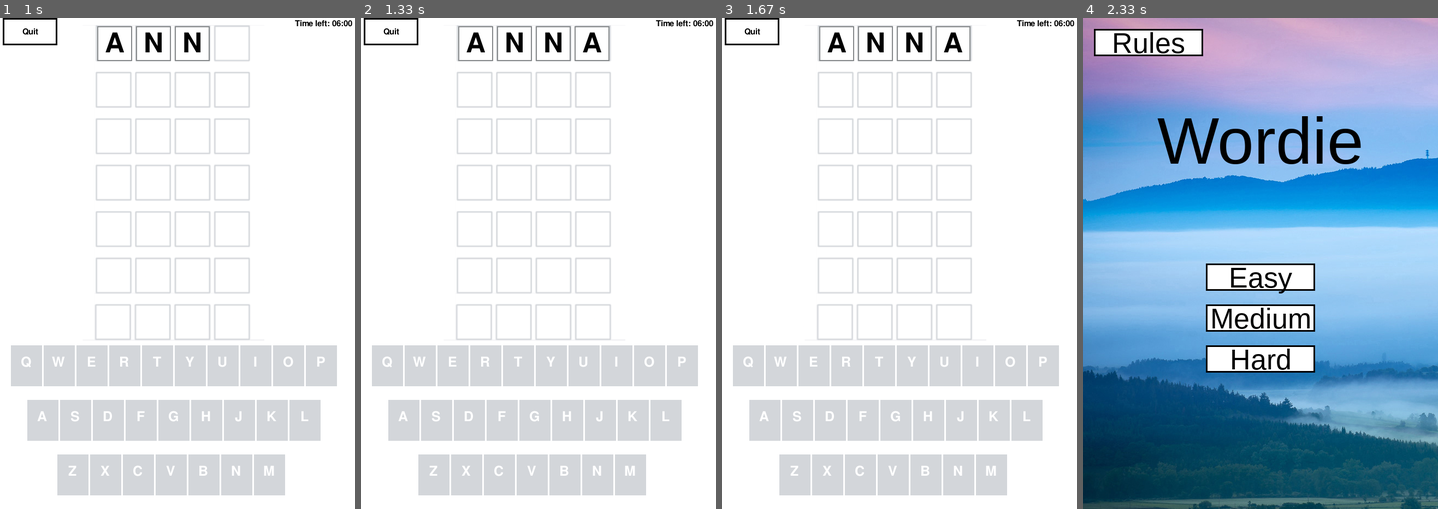
Above: before the commit, frames 1-4 (left to right).
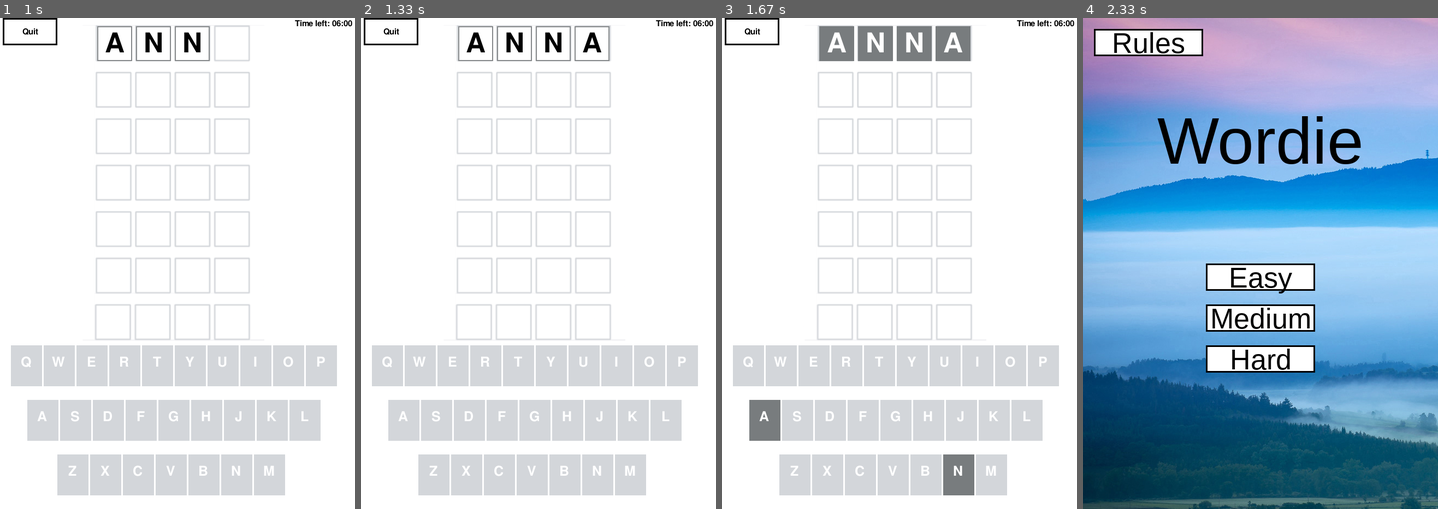
Above: after the commit, the same moments.

Repository: viccon23/WordleGamepy
Game: pygame game, started from pygamewordle.py
Two runs of this game, one before a commit and one after it. Both use one fixed random seed, a clock stepped at 60 frames per second and the inputs below.
Inputs (mouse positions are in pixels of both pictures, inside the frame that each line leads up to):
- Up to frame 1 (1 s): click (177, 263) at 0.38 s; type "ann" at 0.67 s
- Up to frame 2 (1.33 s): tap Enter at 1 s; type "a" at 1.22 s
- Up to frame 3 (1.67 s): tap Enter at 1.35 s
- Up to frame 4 (2.33 s): click (1111, 32) at 1.82 s

Frames 1-2 are identical in both runs. In frame 3, 3.9% of the frame differs, in the area x 7-72%, y 1-98%; in frame 4, nothing differs.

Commit message:
Code Organization cleanup

Diff:
--- a/pygamewordle.py
+++ b/pygamewordle.py
@@ -74,8 +74,251 @@
 quit_button_text = FONT.render("Quit", True, (0, 0, 0))
 quit_button_text_rect = quit_button_text.get_rect(center=quit_button_rect.center)
 
-
-
+##############################################################################################################################################################################
+## FOR EASY MODE
+def easyMode():
+        ## Screen Display
+    SCREEN.fill("white")
+    SCREEN.blit(BACKGROUNDEASY, BACKGROUND_RECTEASY)
+    pygame.display.update()
+
+    # Change spacing between each letter input in guess
+    LETTER_X_SPACINGEASY = 71
+    LETTER_Y_SPACINGEASY = 15
+
+    ## Size of Letter in Text box
+    LETTER_SIZEEASY = 64
+
+    ## Total Number of guesses will be 6
+    guessesEASY = [[]] * 7
+
+
+    # Draws Quit button
+    pygame.draw.rect(SCREEN, (0, 0, 0), quit_button_rect, 3) # draw outer rectangle
+    pygame.draw.rect(SCREEN, (255, 255, 255), quit_button_rect.inflate(-6, -6)) # draw inner rectangle
+    SCREEN.blit(quit_button_text, quit_button_text_rect)
+
+
+    class Letter:
+        def __init__(self, text, bg_position):
+            # Initializes all the variables, including text, color, position, size, etc.
+            self.bg_color = "white"
+            self.text_color = "black"
+            self.bg_position = bg_position
+            self.bg_x = bg_position[0]+88
+            self.bg_y = bg_position[1]
+            ## Affects the position of rectangles
+            self.bg_rect = (self.bg_x, self.bg_y, LETTER_SIZEEASY, LETTER_SIZEEASY)
+            self.text = text
+            self.text_position = (self.bg_x+32, self.bg_position[1]+30)
+            self.text_surface = GUESSED_LETTER_FONT.render(self.text, True, self.text_color)
+            self.text_rect = self.text_surface.get_rect(center=self.text_position)
+
+        def draw(self):
+            # Puts the letter and text on the screen at the desired positions.
+            pygame.draw.rect(SCREEN, self.bg_color, self.bg_rect)
+            if self.bg_color == "white":
+                pygame.draw.rect(SCREEN, FILLED_OUTLINE, self.bg_rect, 2)
+            self.text_surface = GUESSED_LETTER_FONT.render(self.text, True, self.text_color)
+            SCREEN.blit(self.text_surface, self.text_rect)
+            pygame.display.update()
+
+        def delete(self):
+            # Fills the letter's spot with the default square, emptying it.
+            pygame.draw.rect(SCREEN, "white", self.bg_rect)
+            pygame.draw.rect(SCREEN, OUTLINE, self.bg_rect, 3)
+            pygame.display.update()
+
+    class Indicator:
+        def __init__(self, x, y, letter):
+            # Initializes variables such as color, size, position, and letter.
+            self.x = x
+            self.y = y
+            self.text = letter
+            self.rect = (self.x, self.y, 57, 75)
+            self.bg_color = OUTLINE
+
+        def draw(self):
+            # Puts the indicator and its text on the screen at the desired position.
+            pygame.draw.rect(SCREEN, self.bg_color, self.rect)
+            self.text_surface = AVAILABLE_LETTER_FONT.render(self.text, True, "white")
+            self.text_rect = self.text_surface.get_rect(center=(self.x+27, self.y+30))
+            SCREEN.blit(self.text_surface, self.text_rect)
+            pygame.display.update()
+
+    # Drawing the indicators on the screen.
+
+    indicator_x, indicator_y = 20, 600
+
+    for i in range(3):
+        for letter in ALPHABET[i]:
+            new_indicator = Indicator(indicator_x, indicator_y, letter)
+            indicators.append(new_indicator)
+            new_indicator.draw()
+            indicator_x += 60
+        indicator_y += 100
+        if i == 0:
+            indicator_x = 50
+        elif i == 1:
+            indicator_x = 105
+
+    def check_guess(guess_to_check):
+        # Goes through each letter and checks if it should be green, yellow, or grey.
+        global current_guess, current_guess_string, guesses_count, current_letter_bg_xEASY, game_result
+        game_decided = False
+        for i in range(4):
+            lowercase_letter = guess_to_check[i].text.lower()
+            if lowercase_letter in CORRECT_WORDEASY:
+                if lowercase_letter == CORRECT_WORDEASY[i]:
+                    guess_to_check[i].bg_color = GREEN
+                    for indicator in indicators:
+                        if indicator.text == lowercase_letter.upper():
+                            indicator.bg_color = GREEN
+                            indicator.draw()
+                    guess_to_check[i].text_color = "white"
+                    if not game_decided:
+                        game_result = "W"
+                else:
+                    guess_to_check[i].bg_color = YELLOW
+                    for indicator in indicators:
+                        if indicator.text == lowercase_letter.upper():
+                            indicator.bg_color = YELLOW
+                            indicator.draw()
+                    guess_to_check[i].text_color = "white"
+                    game_result = ""
+                    game_decided = True
+            else:
+                guess_to_check[i].bg_color = GREY
+                for indicator in indicators:
+                    if indicator.text == lowercase_letter.upper():
+                        indicator.bg_color = GREY
+                        indicator.draw()
+                guess_to_check[i].text_color = "white"
+                game_result = ""
+                game_decided = True
+            guess_to_check[i].draw()
+            pygame.display.update()
+
+        guesses_count += 1
+        current_guess = []
+        current_guess_string = ""
+        current_letter_bg_xEASY = 90
+
+        if guesses_count == 7 and game_result == "":
+            game_result = "L"
+
+    def play_again():
+        # Puts the play again text on the screen.
+        pygame.draw.rect(SCREEN, "white", (10, 600, 1000, 600))
+        play_again_font = pygame.font.Font("assets/FreeSansBold.otf", 40)
+        play_again_text = play_again_font.render("Press ENTER to Play Again!", True, "black")
+        play_again_rect = play_again_text.get_rect(center=(WIDTH/2, 700))
+        word_was_text = play_again_font.render(f"The word was {CORRECT_WORDEASY}!", True, "black")
+        word_was_rect = word_was_text.get_rect(center=(WIDTH/2, 650))
+        SCREEN.blit(word_was_text, word_was_rect)
+        SCREEN.blit(play_again_text, play_again_rect)
+        pygame.display.update()
+
+    def reset():
+        # Resets all global variables to their default states.
+        global guesses_count, CORRECT_WORDEASY, guessesEASY, current_guess, current_guess_string, game_result
+        SCREEN.fill("white")
+        SCREEN.blit(BACKGROUNDEASY, BACKGROUND_RECTEASY)
+        guesses_count = 0
+        CORRECT_WORDEASY = random.choice(WORDSEASY)
+        guessesEASY = [[]] * 7
+        current_guess = []
+        current_guess_string = ""
+        game_result = ""
+        pygame.display.update()
+        for indicator in indicators:
+            indicator.bg_color = OUTLINE
+            indicator.draw()
+
+    def create_new_letter():
+        # Creates a new letter and adds it to the guess.
+        global current_guess_string, current_letter_bg_xEASY
+        current_guess_string += key_pressed
+        ## Affects the spacing of the new word guess after each attedmpt
+        new_letter = Letter(key_pressed, (current_letter_bg_xEASY, guesses_count*85+LETTER_Y_SPACINGEASY))
+        current_letter_bg_xEASY += LETTER_X_SPACINGEASY
+        guessesEASY[guesses_count].append(new_letter)
+        current_guess.append(new_letter)
+        for guess in guessesEASY:
+            for letter in guess:
+                letter.draw()
+
+    def delete_letter():
+        # Deletes the last letter from the guess.
+        global current_guess_string, current_letter_bg_xEASY
+        guessesEASY[guesses_count][-1].delete()
+        guessesEASY[guesses_count].pop()
+        current_guess_string = current_guess_string[:-1]
+        current_guess.pop()
+        current_letter_bg_xEASY -= LETTER_X_SPACINGEASY
+
+
+    def upTimer(frame_count):
+        frame_rate = 60
+        start_time = 360
+        pygame.draw.rect(SCREEN, WHITE, pygame.Rect(540, 0, 105, 25))
+        total_seconds = start_time - (frame_count // frame_rate)
+        if total_seconds < 0:
+            total_seconds = 0
+            global game_result
+            game_result = "L"
+        else:
+
+
+            # Divide by 60 to get total minutes
+            minutes = total_seconds // 60
+            # Use modulus (remainder) to get seconds
+            seconds = total_seconds % 60
+            # Use python string formatting to format in leading zeros
+            output_string = "Time left: {0:02}:{1:02}".format(minutes, seconds)
+            # Blit to the screen
+            text = FONT.render(output_string, True, BLACK)
+            SCREEN.blit(text, [540, 0])
+
+            # ALL CODE TO DRAW SHOULD GO ABOVE THIS COMMENT
+            frame_count += 1
+
+            # Limit frames per second
+            Clock.tick(frame_rate)
+
+            # Go ahead and update the screen with what we've drawn.
+            pygame.display.flip()
+        return frame_count
+
+    count = 0
+    while True:
+        count = upTimer(count)
+        if game_result != "":
+            play_again()
+        for event in pygame.event.get():
+            if event.type == pygame.QUIT:
+                pygame.quit()
+                sys.exit()
+            if event.type == pygame.KEYDOWN:
+                if event.key == pygame.K_RETURN:
+                    if game_result != "":
+                        reset()
+                        titleScreen()
+                    else:
+                        if len(current_guess_string) == 4 and current_guess_string.lower() in WORDSEASY:
+                            check_guess(current_guess)
+                elif event.key == pygame.K_BACKSPACE:
+                    if len(current_guess_string) > 0:
+                        delete_letter()
+                else:
+                    key_pressed = event.unicode.upper()
+                    if key_pressed in "QWERTYUIOPASDFGHJKLZXCVBNM" and key_pressed != "":
+                        if len(current_guess_string) < 4:
+                            create_new_letter()
+            elif event.type == pygame.MOUSEBUTTONDOWN:
+                    if quit_button_rect.collidepoint(event.pos):
+                        reset()
+                        titleScreen()
 ##############################################################################################################################################################################
 ## FOR MEDIUM MODE
 def mediumMode():
@@ -306,7 +549,7 @@
                         reset()
                         titleScreen()
                     else:
-                        if len(current_guess_string) == 6 and current_guess_string.lower() in WORDSHARD:
+                        if len(current_guess_string) == 5 and current_guess_string.lower() in WORDSMED:
                             check_guess(current_guess)
                 elif event.key == pygame.K_BACKSPACE:
                     if len(current_guess_string) > 0:
@@ -314,252 +557,7 @@
                 else:
                     key_pressed = event.unicode.upper()
                     if key_pressed in "QWERTYUIOPASDFGHJKLZXCVBNM" and key_pressed != "":
-                        if len(current_guess_string) < 6:
-                            create_new_letter()
-            elif event.type == pygame.MOUSEBUTTONDOWN:
-                    if quit_button_rect.collidepoint(event.pos):
-                        reset()
-                        titleScreen()
-##############################################################################################################################################################################
-## FOR EASY MODE
-def easyMode():
-        ## Screen Display
-    SCREEN.fill("white")
-    SCREEN.blit(BACKGROUNDEASY, BACKGROUND_RECTEASY)
-    pygame.display.update()
-    # Easy
-    LETTER_SIZEEASY=64
-
-
-
-
-    LETTER_X_SPACINGEASY = 71
-    LETTER_Y_SPACINGEASY = 15
-
-    guessesEASY = [[]] * 7
-
-
-    # Draws Quit button
-    pygame.draw.rect(SCREEN, (0, 0, 0), quit_button_rect, 3) # draw outer rectangle
-    pygame.draw.rect(SCREEN, (255, 255, 255), quit_button_rect.inflate(-6, -6)) # draw inner rectangle
-    SCREEN.blit(quit_button_text, quit_button_text_rect)
-
-
-    class Letter:
-        def __init__(self, text, bg_position):
-            # Initializes all the variables, including text, color, position, size, etc.
-            self.bg_color = "white"
-            self.text_color = "black"
-            self.bg_position = bg_position
-            self.bg_x = bg_position[0]+88
-            self.bg_y = bg_position[1]
-            ## Affects the position of rectangles
-            self.bg_rect = (self.bg_x, self.bg_y, LETTER_SIZEEASY, LETTER_SIZEEASY)
-            self.text = text
-            self.text_position = (self.bg_x+32, self.bg_position[1]+30)
-            self.text_surface = GUESSED_LETTER_FONT.render(self.text, True, self.text_color)
-            self.text_rect = self.text_surface.get_rect(center=self.text_position)
-
-        def draw(self):
-            # Puts the letter and text on the screen at the desired positions.
-            pygame.draw.rect(SCREEN, self.bg_color, self.bg_rect)
-            if self.bg_color == "white":
-                pygame.draw.rect(SCREEN, FILLED_OUTLINE, self.bg_rect, 2)
-            self.text_surface = GUESSED_LETTER_FONT.render(self.text, True, self.text_color)
-            SCREEN.blit(self.text_surface, self.text_rect)
-            pygame.display.update()
-
-        def delete(self):
-            # Fills the letter's spot with the default square, emptying it.
-            pygame.draw.rect(SCREEN, "white", self.bg_rect)
-            pygame.draw.rect(SCREEN, OUTLINE, self.bg_rect, 3)
-            pygame.display.update()
-
-    class Indicator:
-        def __init__(self, x, y, letter):
-            # Initializes variables such as color, size, position, and letter.
-            self.x = x
-            self.y = y
-            self.text = letter
-            self.rect = (self.x, self.y, 57, 75)
-            self.bg_color = OUTLINE
-
-        def draw(self):
-            # Puts the indicator and its text on the screen at the desired position.
-            pygame.draw.rect(SCREEN, self.bg_color, self.rect)
-            self.text_surface = AVAILABLE_LETTER_FONT.render(self.text, True, "white")
-            self.text_rect = self.text_surface.get_rect(center=(self.x+27, self.y+30))
-            SCREEN.blit(self.text_surface, self.text_rect)
-            pygame.display.update()
-
-    # Drawing the indicators on the screen.
-
-    indicator_x, indicator_y = 20, 600
-
-    for i in range(3):
-        for letter in ALPHABET[i]:
-            new_indicator = Indicator(indicator_x, indicator_y, letter)
-            indicators.append(new_indicator)
-            new_indicator.draw()
-            indicator_x += 60
-        indicator_y += 100
-        if i == 0:
-            indicator_x = 50
-        elif i == 1:
-            indicator_x = 105
-
-    def check_guess(guess_to_check):
-        # Goes through each letter and checks if it should be green, yellow, or grey.
-        global current_guess, current_guess_string, guesses_count, current_letter_bg_xEASY, game_result
-        game_decided = False
-        for i in range(4):
-            lowercase_letter = guess_to_check[i].text.lower()
-            if lowercase_letter in CORRECT_WORDEASY:
-                if lowercase_letter == CORRECT_WORDEASY[i]:
-                    guess_to_check[i].bg_color = GREEN
-                    for indicator in indicators:
-                        if indicator.text == lowercase_letter.upper():
-                            indicator.bg_color = GREEN
-                            indicator.draw()
-                    guess_to_check[i].text_color = "white"
-                    if not game_decided:
-                        game_result = "W"
-                else:
-                    guess_to_check[i].bg_color = YELLOW
-                    for indicator in indicators:
-                        if indicator.text == lowercase_letter.upper():
-                            indicator.bg_color = YELLOW
-                            indicator.draw()
-                    guess_to_check[i].text_color = "white"
-                    game_result = ""
-                    game_decided = True
-            else:
-                guess_to_check[i].bg_color = GREY
-                for indicator in indicators:
-                    if indicator.text == lowercase_letter.upper():
-                        indicator.bg_color = GREY
-                        indicator.draw()
-                guess_to_check[i].text_color = "white"
-                game_result = ""
-                game_decided = True
-            guess_to_check[i].draw()
-            pygame.display.update()
-
-        guesses_count += 1
-        current_guess = []
-        current_guess_string = ""
-        current_letter_bg_xEASY = 90
-
-        if guesses_count == 7 and game_result == "":
-            game_result = "L"
-
-    def play_again():
-        # Puts the play again text on the screen.
-        pygame.draw.rect(SCREEN, "white", (10, 600, 1000, 600))
-        play_again_font = pygame.font.Font("assets/FreeSansBold.otf", 40)
-        play_again_text = play_again_font.render("Press ENTER to Play Again!", True, "black")
-        play_again_rect = play_again_text.get_rect(center=(WIDTH/2, 700))
-        word_was_text = play_again_font.render(f"The word was {CORRECT_WORDEASY}!", True, "black")
-        word_was_rect = word_was_text.get_rect(center=(WIDTH/2, 650))
-        SCREEN.blit(word_was_text, word_was_rect)
-        SCREEN.blit(play_again_text, play_again_rect)
-        pygame.display.update()
-
-    def reset():
-        # Resets all global variables to their default states.
-        global guesses_count, CORRECT_WORDEASY, guessesEASY, current_guess, current_guess_string, game_result
-        SCREEN.fill("white")
-        SCREEN.blit(BACKGROUNDEASY, BACKGROUND_RECTEASY)
-        guesses_count = 0
-        CORRECT_WORDEASY = random.choice(WORDSEASY)
-        guessesEASY = [[]] * 7
-        current_guess = []
-        current_guess_string = ""
-        game_result = ""
-        pygame.display.update()
-        for indicator in indicators:
-            indicator.bg_color = OUTLINE
-            indicator.draw()
-
-    def create_new_letter():
-        # Creates a new letter and adds it to the guess.
-        global current_guess_string, current_letter_bg_xEASY
-        current_guess_string += key_pressed
-        ## Affects the spacing of the new word guess after each attedmpt
-        new_letter = Letter(key_pressed, (current_letter_bg_xEASY, guesses_count*85+LETTER_Y_SPACINGEASY))
-        current_letter_bg_xEASY += LETTER_X_SPACINGEASY
-        guessesEASY[guesses_count].append(new_letter)
-        current_guess.append(new_letter)
-        for guess in guessesEASY:
-            for letter in guess:
-                letter.draw()
-
-    def delete_letter():
-        # Deletes the last letter from the guess.
-        global current_guess_string, current_letter_bg_xEASY
-        guessesEASY[guesses_count][-1].delete()
-        guessesEASY[guesses_count].pop()
-        current_guess_string = current_guess_string[:-1]
-        current_guess.pop()
-        current_letter_bg_xEASY -= LETTER_X_SPACINGEASY
-
-
-    def upTimer(frame_count):
-        frame_rate = 60
-        start_time = 360
-        pygame.draw.rect(SCREEN, WHITE, pygame.Rect(540, 0, 105, 25))
-        total_seconds = start_time - (frame_count // frame_rate)
-        if total_seconds < 0:
-            total_seconds = 0
-            global game_result
-            game_result = "L"
-        else:
-
-
-            # Divide by 60 to get total minutes
-            minutes = total_seconds // 60
-            # Use modulus (remainder) to get seconds
-            seconds = total_seconds % 60
-            # Use python string formatting to format in leading zeros
-            output_string = "Time left: {0:02}:{1:02}".format(minutes, seconds)
-            # Blit to the screen
-            text = FONT.render(output_string, True, BLACK)
-            SCREEN.blit(text, [540, 0])
-
-            # ALL CODE TO DRAW SHOULD GO ABOVE THIS COMMENT
-            frame_count += 1
-
-            # Limit frames per second
-            Clock.tick(frame_rate)
-
-            # Go ahead and update the screen with what we've drawn.
-            pygame.display.flip()
-        return frame_count
-
-    count = 0
-    while True:
-        count = upTimer(count)
-        if game_result != "":
-            play_again()
-        for event in pygame.event.get():
-            if event.type == pygame.QUIT:
-                pygame.quit()
-                sys.exit()
-            if event.type == pygame.KEYDOWN:
-                if event.key == pygame.K_RETURN:
-                    if game_result != "":
-                        reset()
-                        titleScreen()
-                    else:
-                        if len(current_guess_string) == 6 and current_guess_string.lower() in WORDSHARD:
-                            check_guess(current_guess)
-                elif event.key == pygame.K_BACKSPACE:
-                    if len(current_guess_string) > 0:
-                        delete_letter()
-                else:
-                    key_pressed = event.unicode.upper()
-                    if key_pressed in "QWERTYUIOPASDFGHJKLZXCVBNM" and key_pressed != "":
-                        if len(current_guess_string) < 6:
+                        if len(current_guess_string) < 5:
                             create_new_letter()
             elif event.type == pygame.MOUSEBUTTONDOWN:
                     if quit_button_rect.collidepoint(event.pos):
@@ -581,6 +579,7 @@
 
     ## Total Number of guesses will be 4
     guessesHARD = [[]] * 4
+
 
     # Draws Quit button
     pygame.draw.rect(SCREEN, (0, 0, 0), quit_button_rect, 3) # draw outer rectangle
@@ -805,7 +804,6 @@
                     if quit_button_rect.collidepoint(event.pos):
                         reset()
                         titleScreen()
-
 ##############################################################################################################################################################################
 ## Title Screen
 def titleScreen():
